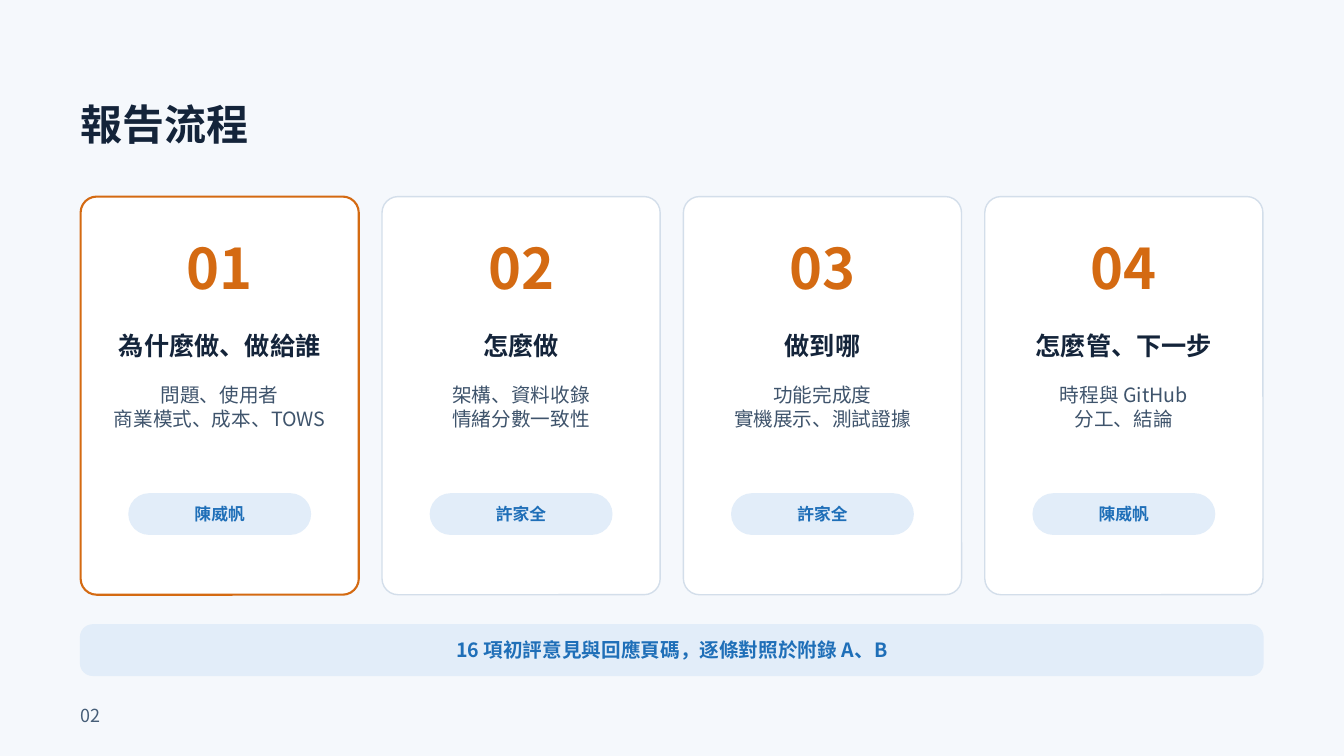
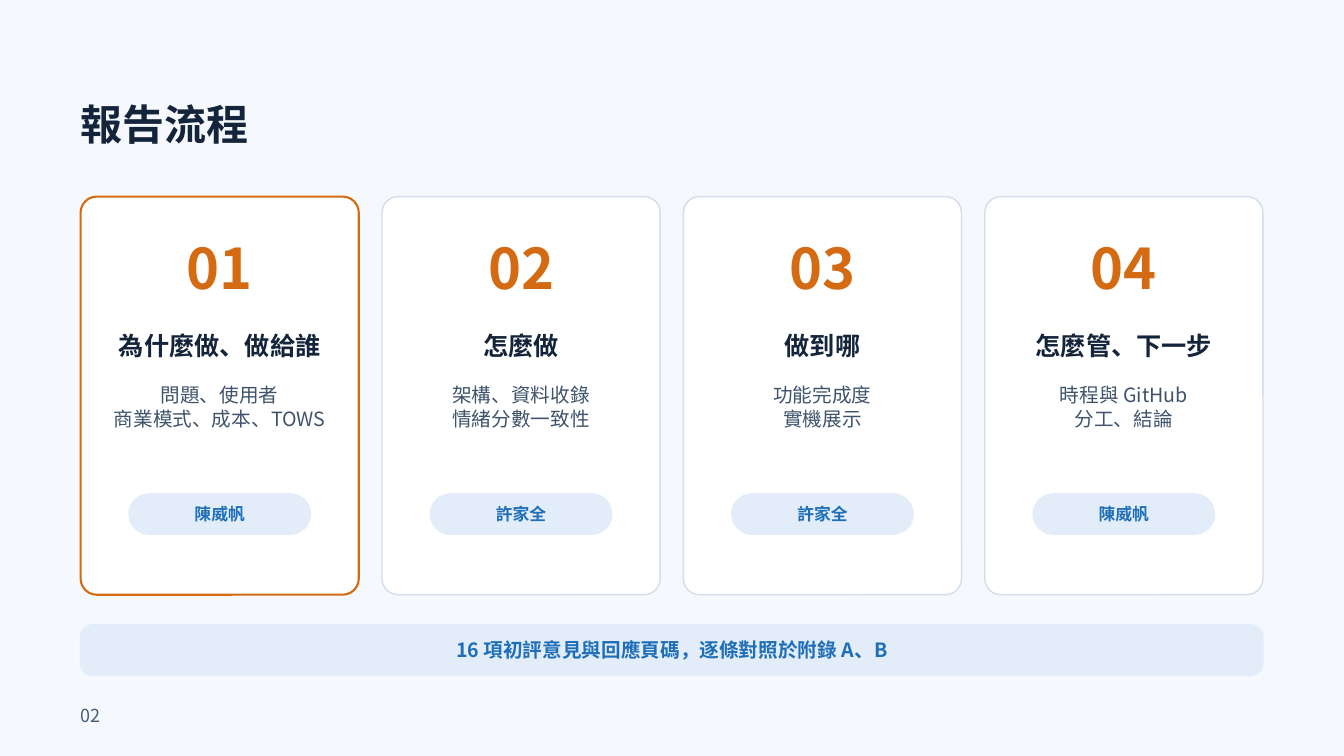
Before and after one commit to xujiaquan05/115405, a slide deck: slide 2 of output/ppt-review-20261011/final/MeBOD_複審簡報_第二輪修訂版.pptx. Drawn at 1344x756 pixels with LibreOffice and Linux fonts; fonts in the diff are those of the drawing. Boxes give left, top, right and bottom in pixels: in the first picture for what was removed or moved away, otherwise in the second. Text is boxed around its words. In the diff, an @@ line names an element or a change of style, - is before the commit and + after.

```diff
--- a/output/ppt-review-20261011/final/MeBOD_複審簡報_第二輪修訂版.pptx
+++ b/output/ppt-review-20261011/final/MeBOD_複審簡報_第二輪修訂版.pptx
@@ text at [783, 409, 861, 428]: text changed @@
-實機展示、測試證據
+實機展示
```
Also in this commit, not shown: 9 other slides changed, 1 slide removed, 3 other files.
